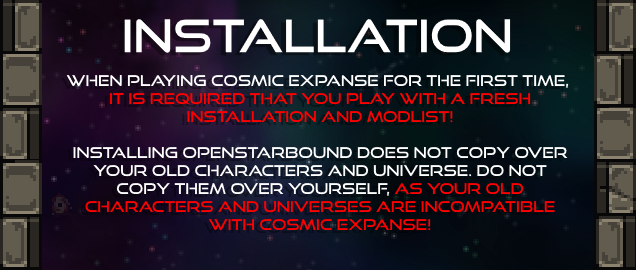
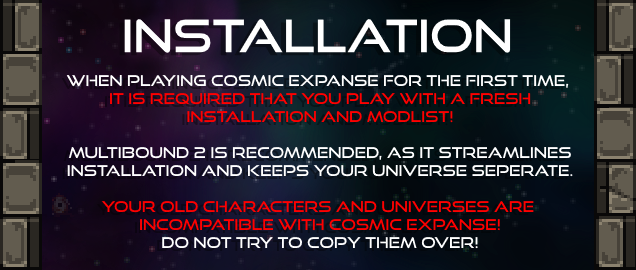
The second 636 x 270 image is a revision of the first. Changes to its layers:
painted on "When playing cosmic expanse for" over [67, 147, 573, 249]
